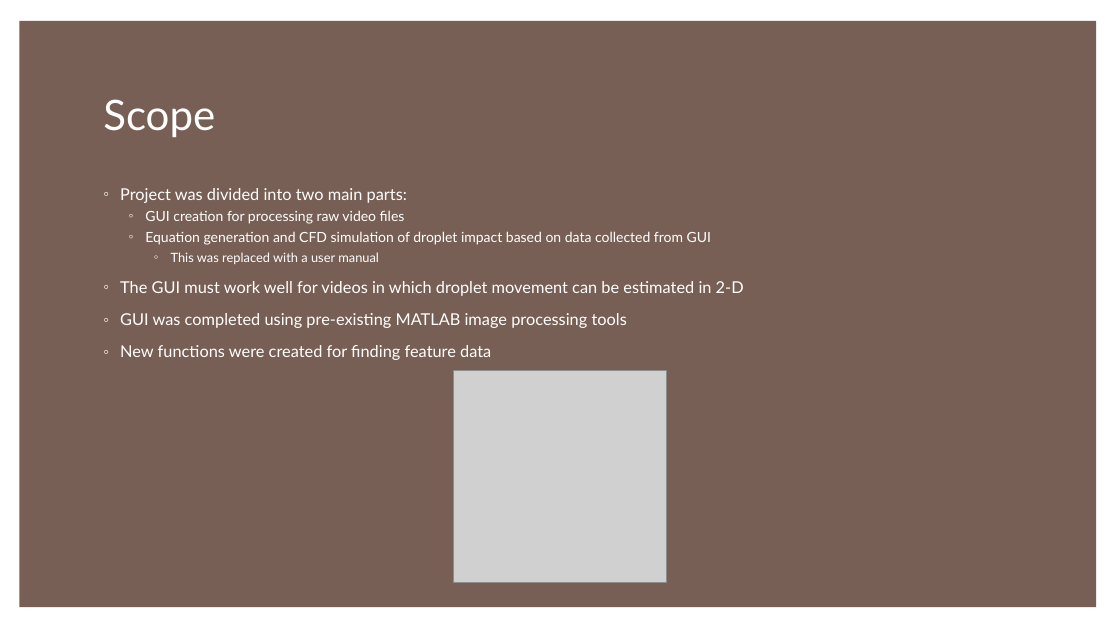
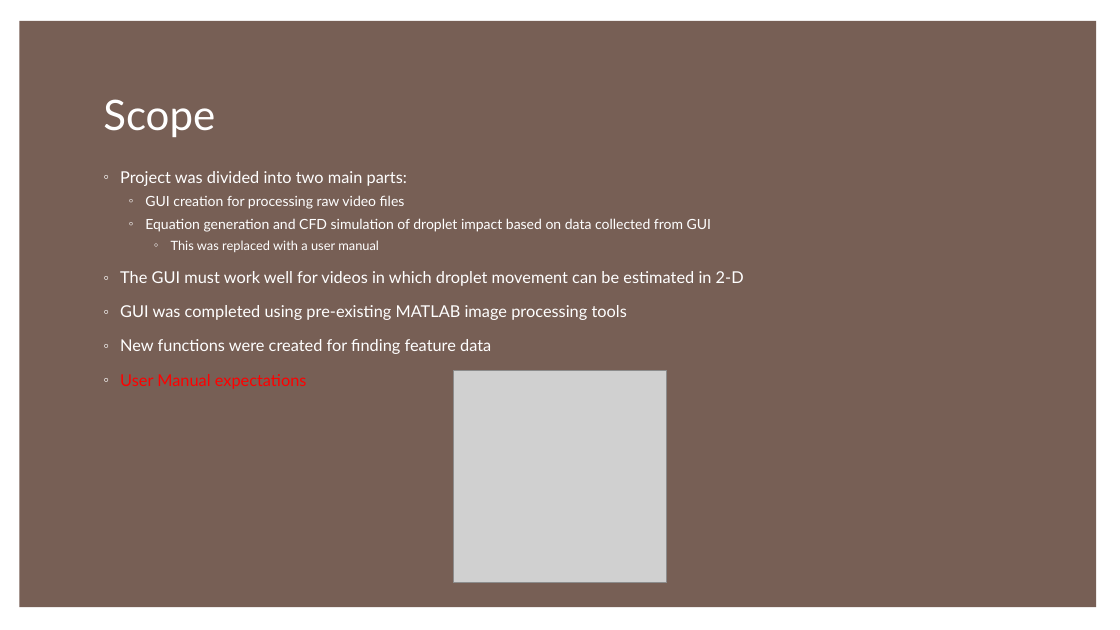
Before and after one commit to IFDL-WSU/Viscous-Droplet-Impact, a slide deck: slide 5 of Final Presentation/MECH417_Team4_FinalPresentation.pptx. Drawn at 1120x630 pixels with LibreOffice and Linux fonts; fonts in the diff are those of the drawing; grey boxes stand for pictures. Boxes give left, top, right and bottom in pixels: in the first picture for what was removed or moved away, otherwise in the second. Text is boxed around its words. In the diff, an @@ line names an element or a change of style, - is before the commit and + after.

```diff
--- a/Final Presentation/MECH417_Team4_FinalPresentation.pptx
+++ b/Final Presentation/MECH417_Team4_FinalPresentation.pptx
@@ text "Project was divided into two ...": place and size @@
-text "Project was divided into two ..." at (120,188,744,360)
+text "Project was divided into two ..." at (120,171,744,389)
@@ text at (120,171,744,354): line spacing 1.1 to 1.2; line spacing 0.9 to 1 @@
@@ text at (120,374,307,389): paragraph added @@
+◦ User Manual expectations
```
Also in this commit, not shown: 5 other slides changed.
